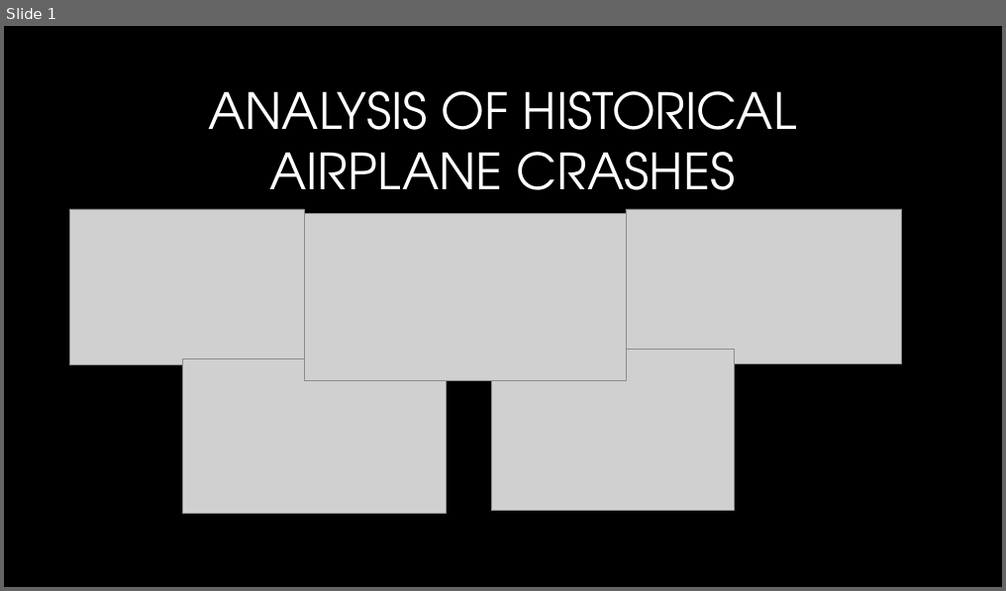
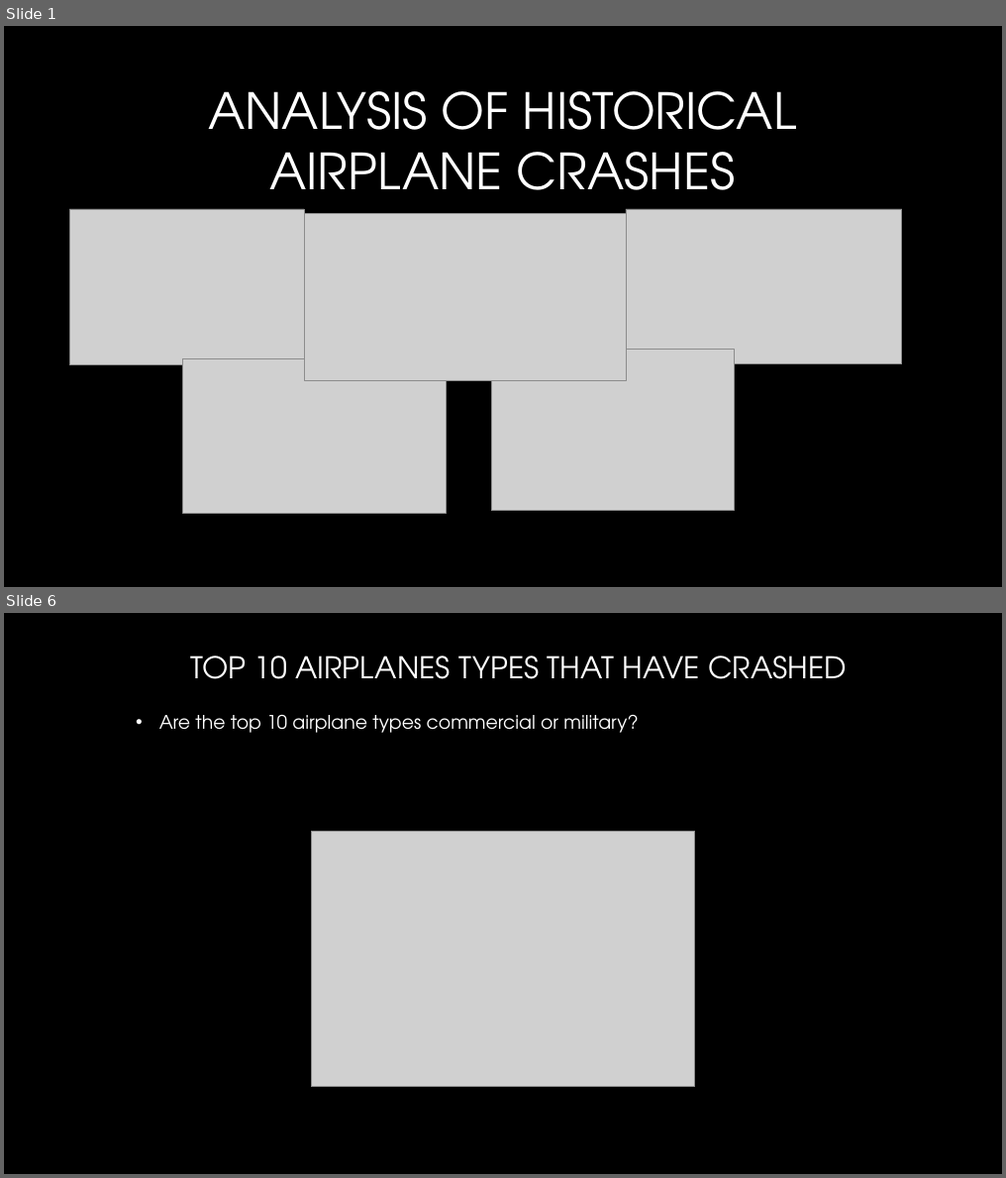
Before and after one commit to LauraJ3053/Project_01, a slide deck: Airplane_Crashes/Project 1 Presentation.pptx. Shown one above the other, each under a label of ours: slide 1 before the commit, slides 1 and 6 after it; the slides between them are not shown. The pictures are 1006x591 and 1006x1178 pixels, drawn with LibreOffice and Linux fonts; fonts in the diff are those of the drawing; grey boxes stand for pictures; background and template pictures are left out. Boxes give left, top, right and bottom in pixels: in the first picture for what was removed or moved away, otherwise in the second. Text is boxed around its words. In the diff, an @@ line names an element or a change of style, - is before the commit and + after.

```diff
--- a/Airplane_Crashes/Project 1 Presentation.pptx
+++ b/Airplane_Crashes/Project 1 Presentation.pptx
@@ slide 6 added at [4, 613, 1002, 1174], background picture (left out) @@
@@ title added at [190, 656, 846, 679], 28.8 pt, text gradient #FFFFFF to #A6A6A6 @@
+TOP 10 AIRPLANES TYPES THAT HAVE CRASHED
@@ text added at [159, 715, 638, 733], 18 pt, text #FFFFFF @@
+• Are the top 10 airplane types commercial or military?
@@ picture added at [311, 832, 694, 1087] @@
```
Also in this commit, not shown: 1 slide changed, 4 other slides added, 3 slides removed, 4 other files.
